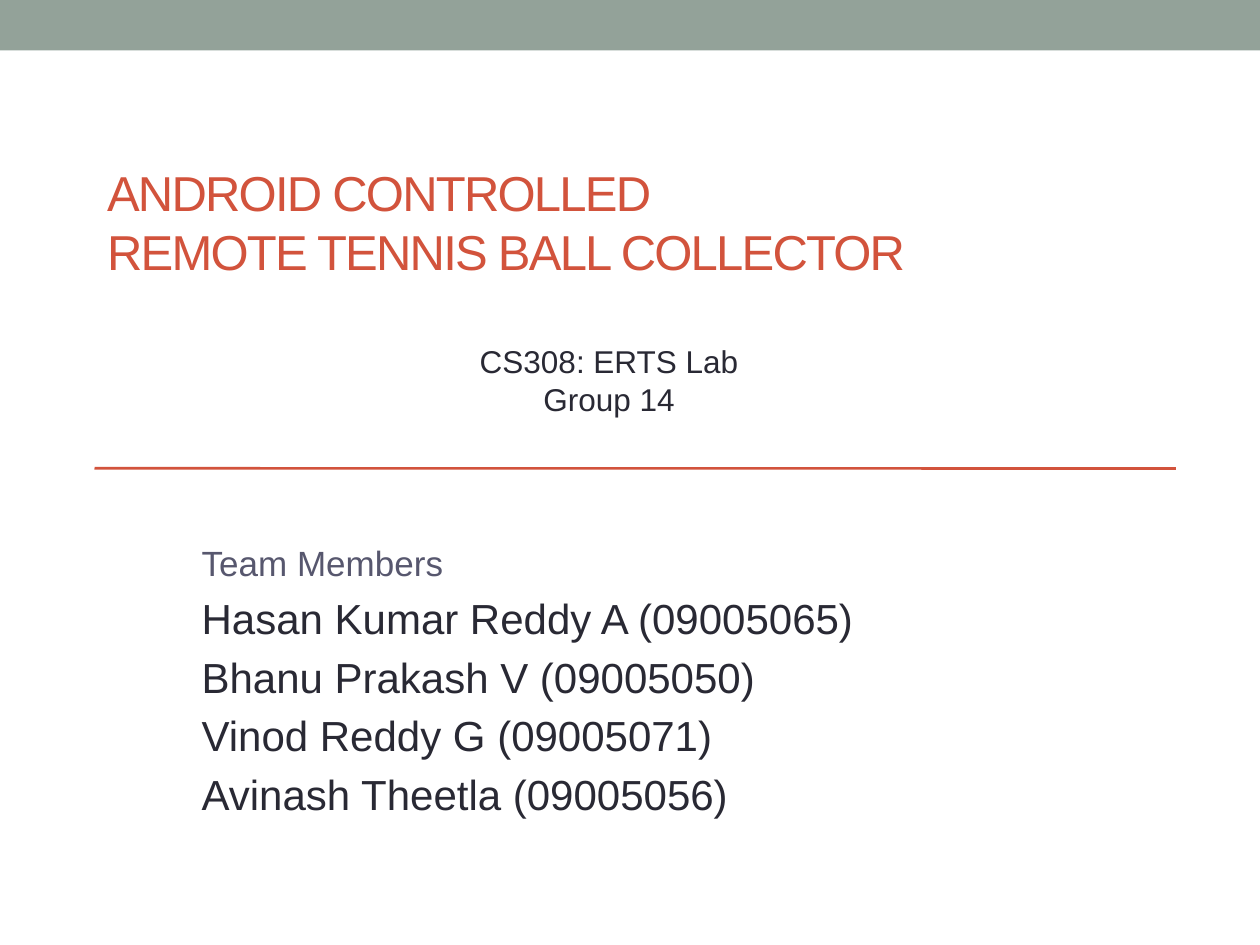
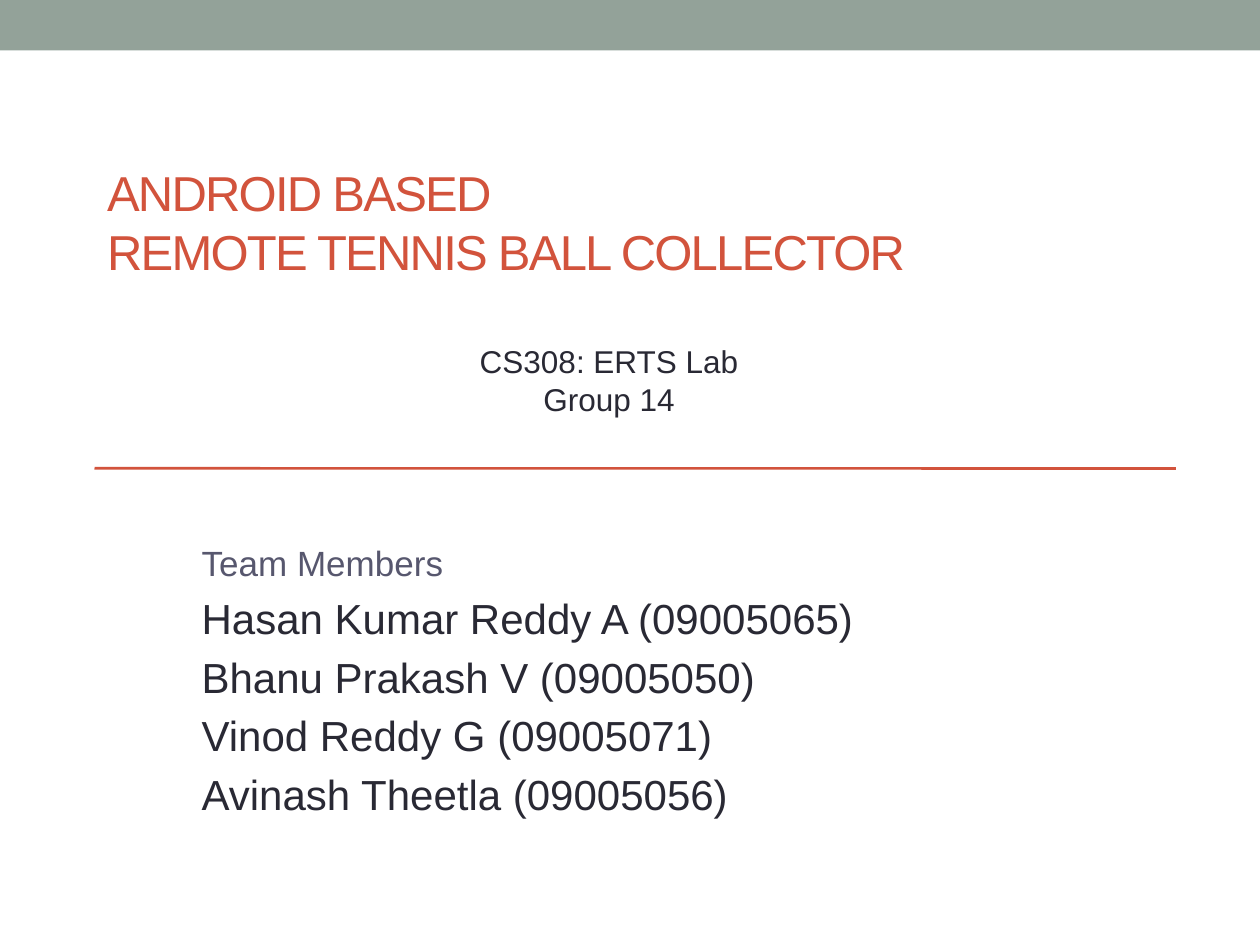
Before and after one commit to mintuhouse/AndroidBasedTennisBallCollector_group14_cs308_2012, a slide deck: slide 1 of Documentation/cs308_2012_team14_final_pres.pptx. Drawn at 1260x945 pixels with LibreOffice and Linux fonts; fonts in the diff are those of the drawing. Boxes give left, top, right and bottom in pixels: in the first picture for what was removed or moved away, otherwise in the second. Text is boxed around its words. In the diff, an @@ line names an element or a change of style, - is before the commit and + after.

```diff
--- a/Documentation/cs308_2012_team14_final_pres.pptx
+++ b/Documentation/cs308_2012_team14_final_pres.pptx
@@ title at [107,176,905,271]: text changed @@
-ANDROID CONTROLLED
-REMOTE TENNIS BALL COLLECTOR
+ANDROID BASED
+REMOTE TENNIS BALL COLLECTOR
```
Also in this commit, not shown: 3 other files.
